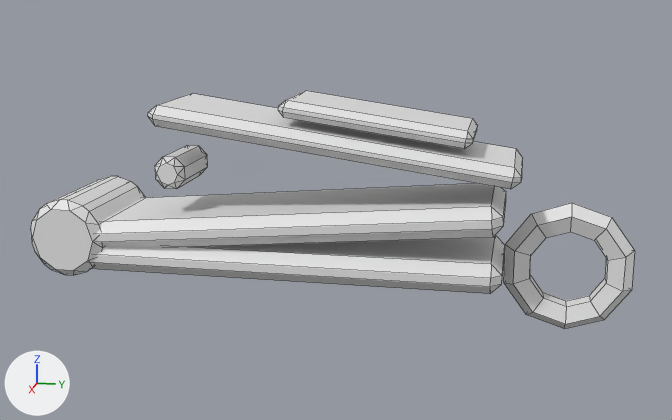
One commit to the FBX model art/tools/out/clipper.fbx: the scene before it, then after it.
Both versions are drawn from a 50 mm camera at (4.34, 0.1, 1.15) aimed at (0.0, -0.77, 0.06). The axes (+X, +Y, +Z) are drawn at lower left. The lights are the same throughout. The picture after the commit comes second. Mesh edges are drawn as thin lines.

In view in the first picture: 'Accent', 'Accent#Lever', 'Chrome', 'Dark', 'Metal', 'Metal#Lever'.
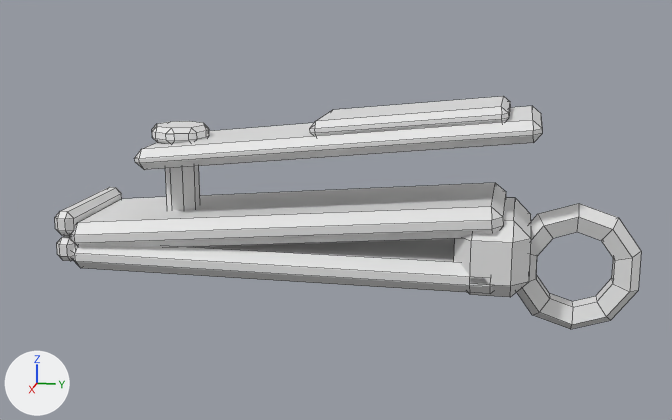
Diff of the bpy script that builds the scene:
```diff
--- a/art/tools/out/clipper.fbx.py
+++ b/art/tools/out/clipper.fbx.py
@@ me_chrome @@
 # used by ob_chrome; location = (0.0, 0.0, 0.0)
-me_chrome.from_pydata(...)  # 60 vertices, 62 faces; spans x -0.33..0.33, y -2.238..-1.862, z -0.26..0.12
+me_chrome.from_pydata(...)  # 96 vertices, 102 faces; spans x -0.31..0.31, y -2.11..-1.409, z -0.19..0.46
+# me_chrome part 7: 60 vertices removed from x -0.33..0.33, y -2.238..-1.862, z -0.26..0.12; 48 vertices added at x -0.31..0.31, y -2.11..-2.01, z -0.19..0.06
+# me_chrome part 8: 48 vertices added at x -0.141..0.141, y -1.691..-1.409, z 0.38..0.46
@@ me_metal_lever @@
 # used by ob_metal_lever; location = (0.0, 0.0, 0.0)
-me_metal_lever.from_pydata(...)  # 24 vertices, 26 faces; spans x -0.28..0.28, y -1.62..0.12, z 0.25..0.59
+me_metal_lever.from_pydata(...)  # 24 vertices, 26 faces; spans x -0.28..0.28, y -1.7..0.2, z 0.28..0.56
+# me_metal_lever part 2: 24 of 24 vertices moved; they spanned x -0.28..0.28, y -1.62..0.12, z 0.25..0.59 and now span x -0.28..0.28, y -1.7..0.2, z 0.28..0.56; mean shift (0.0, 0.0, 0.0)
@@ me_accent @@
 # used by ob_accent; location = (0.0, 0.0, 0.0)
-me_accent.from_pydata(...)  # 50 vertices, 50 faces; spans x -0.067..0.067, y 0.055..0.645, z -0.47..0.15
+me_accent.from_pydata(...)  # 50 vertices, 50 faces; spans x -0.067..0.067, y 0.085..0.675, z -0.47..0.15
+# me_accent part 1: the whole mesh is moved by (0.0, 0.03, 0.0)
@@ me_metal @@
 # used by ob_metal; location = (0.0, 0.0, 0.0)
-me_metal.from_pydata(...)  # 48 vertices, 52 faces; spans x -0.31..0.31, y -2.05..0.05, z -0.23..0.18
+me_metal.from_pydata(...)  # 72 vertices, 78 faces; spans x -0.31..0.31, y -2.05..0.17, z -0.25..0.18
+# me_metal part 5: a new loose piece of 24 vertices spanning x -0.31..0.31, y -0.17..0.17, z -0.25..0.11
@@ me_accent_lever @@
 # used by ob_accent_lever; location = (0.0, 0.0, 0.0)
-me_accent_lever.from_pydata(...)  # 24 vertices, 26 faces; spans x -0.23..0.23, y -0.997..-0.103, z 0.422..0.618
+me_accent_lever.from_pydata(...)  # 24 vertices, 26 faces; spans x -0.23..0.23, y -0.849..0.049, z 0.446..0.614
+# me_accent_lever part 6: the whole mesh is turned 14 degrees about the x axis through its middle, then moved by (0.0, 0.15, 0.01)
@@ me_dark @@
 # used by ob_dark; location = (0.0, 0.0, 0.0)
-me_dark.from_pydata(...)  # 32 vertices, 42 faces; spans x -0.2..0.2, y -1.627..-1.473, z 0.173..0.327
+me_dark.from_pydata(...)  # 48 vertices, 50 faces; spans x -0.077..0.077, y -1.627..-1.473, z -0.26..0.4
+# me_dark part 3: 48 vertices added at x -0.077..0.077, y -1.627..-1.473, z -0.26..0.4
+# me_dark part 4: 32 vertices removed from x -0.2..0.2, y -1.627..-1.473, z 0.173..0.327
```

Boxes [x1, y1, x2, y2] around the edits, measured in the pictures (672 x 420 px; the box of a moved part takes in the faces that stretch with it):
'Metal', reshaped (11% wider)
    before: [91, 183, 506, 294]
    after: [70, 183, 531, 297]
'Metal#Lever', reshaped (9% wider, 32% shorter)
    before: [148, 94, 523, 189]
    after: [135, 106, 543, 170]
'Accent', moved
    before: [504, 203, 635, 329]
    after: [517, 203, 641, 329]
'Accent#Lever', moved, turned
    before: [278, 91, 478, 149]
    after: [310, 96, 511, 135]
'Chrome', reshaped (34% wider, 41% taller)
    before: [31, 176, 146, 275]
    after: [55, 121, 209, 261]
'Dark', reshaped
    before: [155, 145, 208, 189]
    after: [165, 166, 200, 211]
part 3 of me_dark, added
    after: [165, 166, 200, 211]
part 4 of me_dark, deleted
    before: [155, 145, 208, 189]
part 5 of me_metal, added
    after: [454, 198, 531, 297]
part 7 of me_chrome, moved or reshaped
    before: [31, 176, 146, 275]
    after: [55, 187, 122, 261]
part 8 of me_chrome, added
    after: [152, 121, 209, 144]
